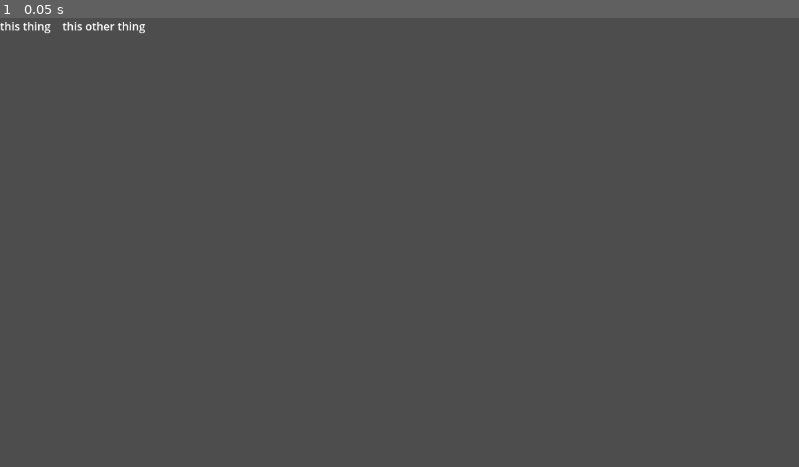
Above: before the commit, frame 1.
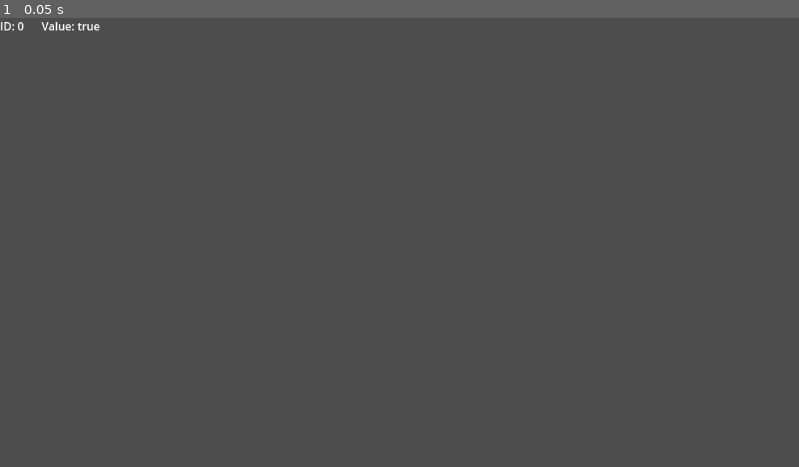
Above: after the commit, the same moment.

Repository: Shuflduf/Controller-Visualiser
Game: Godot game, scene res://button_entry.tscn
The game is run twice, just before and just after one commit, with the same random seed, the same clock (stepped at 60 frames per second) and the same inputs. This scene is started directly instead of the project's main scene.
Inputs:
- Up to frame 1 (0.05 s): no input

The runs differ from the first frame. In frame 1, 0.2% of the frame differs, in the area x 0-19%, y 0-4%.

Commit message:
pushing down on joystick

Diff:
--- a/button_entry.tscn
+++ b/button_entry.tscn
@@ -7,12 +7,15 @@
 
 [node name="Keycode" type="Label" parent="."]
 layout_mode = 2
-text = "this thing"
+size_flags_horizontal = 0
+text = "ID: 0"
 
 [node name="Spacing" type="Label" parent="."]
 layout_mode = 2
-text = "  "
+size_flags_horizontal = 3
+text = "    "
 
 [node name="Info" type="Label" parent="."]
 layout_mode = 2
-text = "this other thing"
+size_flags_horizontal = 8
+text = "Value: true"
--- a/main.gd
+++ b/main.gd
@@ -4,6 +4,7 @@
 @onready var joysticks: Control = $Joysticks
 @onready var advanced_view: VBoxContainer = $AdvancedView
 @onready var buttons_view: VBoxContainer = $AdvancedView/Buttons
+@onready var sticks_view: VBoxContainer = $AdvancedView/Sticks
 
 @export_file("*.tscn") var button_entry: String
 @export var stick_mult = 10
@@ -13,13 +14,13 @@
 		buttons.get_child(event.button_index).visible = event.pressed
 		for i in buttons_view.get_children().size():
 			if buttons_view.get_children()[i].name == str(event.button_index):
-				update_entry(i, event.pressed)
+				update_entry(buttons_view ,i, event.pressed)
 				return
 		var new_entry = load(button_entry).instantiate()
 		new_entry.name = str(event.button_index)
 		buttons_view.add_child(new_entry)
-		buttons_view.get_child(-1).keycode.text = str(event.button_index)
-		sort_children()
+		buttons_view.get_child(-1).keycode.text = "ID: " + str(event.button_index)
+		sort_children(buttons_view)
 
 	elif event is InputEventJoypadMotion:
 		match event.axis:
@@ -31,19 +32,30 @@
 				joysticks.get_child(1).position.x = event.axis_value * stick_mult
 			3:
 				joysticks.get_child(1).position.y = event.axis_value * stick_mult
-
 			4:
 				joysticks.get_child(2).modulate.a = event.axis_value
 			5:
 				joysticks.get_child(3).modulate.a = event.axis_value
 
+		for i in sticks_view.get_children().size():
+			if sticks_view.get_children()[i].name == str(event.axis):
+				update_entry(sticks_view, i, snapped(event.axis_value, 0.001))
+				return
+
+		var new_entry = load(button_entry).instantiate()
+		new_entry.name = str(event.axis)
+		sticks_view.add_child(new_entry)
+		sticks_view.get_child(-1).keycode.text = "ID: " + str(event.axis)
+		update_entry(sticks_view, -1, snapped(event.axis_value, 0.001))
+		sort_children(sticks_view)
+
 	else: return
 
-func update_entry(idx, info):
-	buttons_view.get_child(idx).info.text = str(info)
+func update_entry(node, idx, info):
+	node.get_child(idx).info.text = "Value: " + str(info)
 
-func sort_children():
-	var children = buttons_view.get_children()
+func sort_children(node):
+	var children = node.get_children()
 	children.sort_custom(func(a, b): return (a.name.to_int()) < (b.name.to_int()))
 	for i in range(children.size()):
-		buttons_view.move_child(children[i], i)
+		node.move_child(children[i], i)
--- a/main.tscn
+++ b/main.tscn
@@ -52,8 +52,7 @@
 texture = ExtResource("2_n0cup")
 stretch_mode = 5
 
-[node name="RightUnder" type="TextureRect" parent="Unpressed"]
-modulate = Color(0, 0, 0, 1)
+[node name="Right" type="TextureRect" parent="Unpressed"]
 layout_mode = 1
 anchors_preset = 15
 anchor_right = 1.0
@@ -61,17 +60,6 @@
 grow_horizontal = 2
 grow_vertical = 2
 texture = ExtResource("7_ictyc")
-stretch_mode = 5
-
-[node name="LeftUnder" type="TextureRect" parent="Unpressed"]
-modulate = Color(0, 0, 0, 1)
-layout_mode = 1
-anchors_preset = 15
-anchor_right = 1.0
-anchor_bottom = 1.0
-grow_horizontal = 2
-grow_vertical = 2
-texture = ExtResource("8_4n2h4")
 stretch_mode = 5
 
 [node name="Buttons" type="Control" parent="."]
@@ -160,24 +148,28 @@
 texture = ExtResource("12_sl6gu")
 stretch_mode = 5
 
-[node name="E4" type="TextureRect" parent="Buttons"]
-visible = false
-layout_mode = 1
-anchors_preset = 15
-anchor_right = 1.0
-anchor_bottom = 1.0
-grow_horizontal = 2
-grow_vertical = 2
-stretch_mode = 5
-
-[node name="E5" type="TextureRect" parent="Buttons"]
-visible = false
-layout_mode = 1
-anchors_preset = 15
-anchor_right = 1.0
-anchor_bottom = 1.0
-grow_horizontal = 2
-grow_vertical = 2
+[node name="LS" type="TextureRect" parent="Buttons"]
+visible = false
+modulate = Color(0, 0, 0, 1)
+layout_mode = 1
+anchors_preset = 15
+anchor_right = 1.0
+anchor_bottom = 1.0
+grow_horizontal = 2
+grow_vertical = 2
+texture = ExtResource("8_4n2h4")
+stretch_mode = 5
+
+[node name="RS" type="TextureRect" parent="Buttons"]
+visible = false
+modulate = Color(0, 0, 0, 1)
+layout_mode = 1
+anchors_preset = 15
+anchor_right = 1.0
+anchor_bottom = 1.0
+grow_horizontal = 2
+grow_vertical = 2
+texture = ExtResource("7_ictyc")
 stretch_mode = 5
 
 [node name="LB" type="TextureRect" parent="Buttons"]
@@ -308,6 +300,13 @@
 offset_bottom = 324.0
 grow_horizontal = 0
 grow_vertical = 2
+alignment = 1
 
 [node name="Buttons" type="VBoxContainer" parent="AdvancedView"]
 layout_mode = 2
+size_flags_vertical = 2
+
+[node name="Sticks" type="VBoxContainer" parent="AdvancedView"]
+layout_mode = 2
+size_flags_vertical = 8
+alignment = 2
